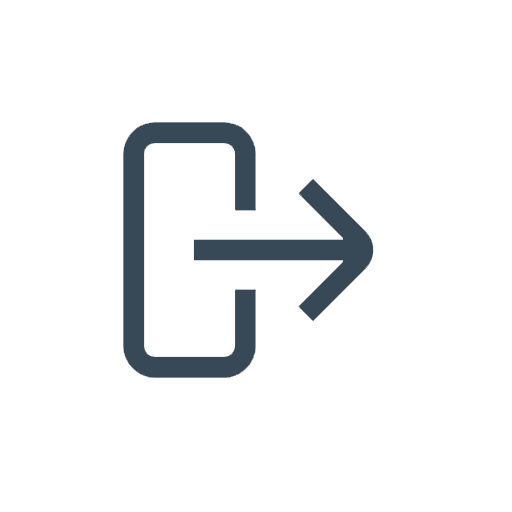
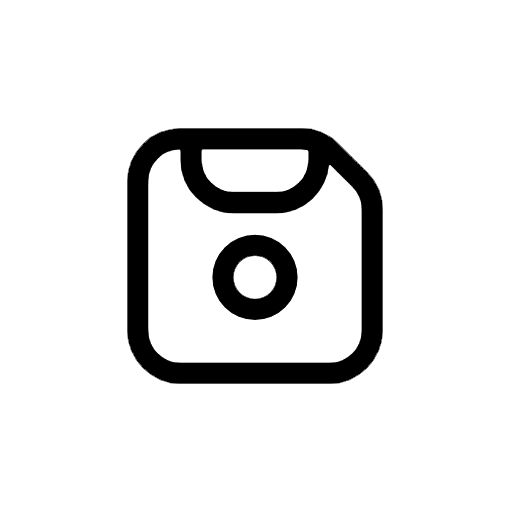
Layered file, before and after one edit (w=512, h=512). Changes by layer:
removed layer "Capa 5" over [123, 122, 374, 378]
added layer "Guardar" over [127, 128, 383, 384]
